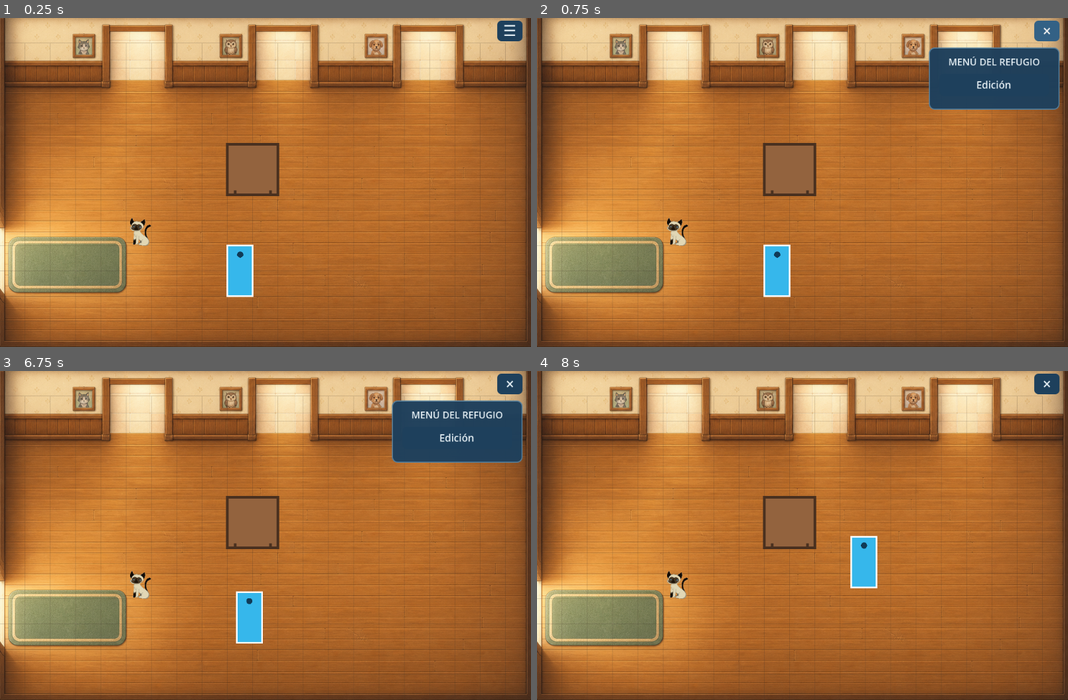
Above: before the commit, frames 1-4 (two rows, left to right).
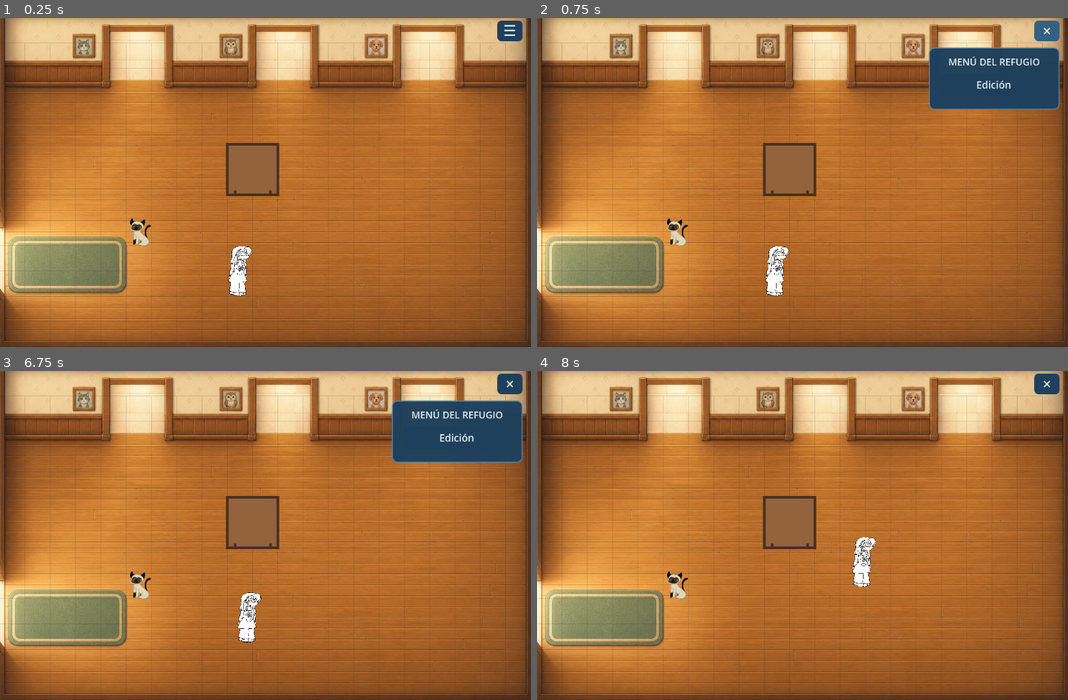
Above: after the commit, the same moments.

Repository: rocalabern/game_godot_refugio-de-animales
Game: Godot game, scene res://game/main.tscn
The game is run twice, just before and just after one commit, with the same random seed, the same clock (stepped at 60 frames per second) and the same inputs.
Inputs (mouse positions are in pixels of both pictures, inside the frame that each line leads up to):
- Up to frame 1 (0.25 s): no input
- Up to frame 2 (0.75 s): click "☰" at 0.5 s
- Up to frame 3 (6.75 s): click "×" at 1.25 s; click "☰" at 2 s; click "Edición" at 2.75 s; click "×" at 3.5 s; click "☰" at 4.25 s; click "Edición" at 5 s; click "×" at 5.75 s; tap Enter at 6.5 s; move the mouse to (382, 519) at 6.52 s; click (382, 519) at 6.67 s
- Up to frame 4 (8 s): click "Edición" at 7.25 s

The runs differ from the first frame. In frame 1, 0.8% of the frame differs, in the area x 42-48%, y 68-85%; in frame 2, 0.8%; in frame 3, 0.8%; in frame 4, 0.8%.

Commit message:
Use character texture for player drawing
Replaced player drawing with character texture.

Diff:
--- a/entities/player/player_controller.gd
+++ b/entities/player/player_controller.gd
@@ -10,6 +10,8 @@
 		queue_redraw()
 		_update_collision()
 var navigating := false
+
+var character_texture := preload("res://assets/characters/main_character.png")
 
 @onready var navigation_agent: NavigationAgent2D = $NavigationAgent2D
 @onready var collision_shape: CollisionShape2D = $CollisionShape2D
@@ -61,6 +63,4 @@
 func _draw() -> void:
 	# El origen permanece en los pies para que Y-Sort pueda comparar al jugador.
 	var body := Rect2(Vector2(-cell_size.x * 0.5, -cell_size.y * 1.5), Vector2(cell_size.x, cell_size.y * 2.0))
-	draw_rect(body, Color("36b7eb"))
-	draw_rect(body, Color.WHITE, false, 3.0)
-	draw_circle(Vector2(0, -cell_size.y * 1.15), cell_size.x * 0.12, Color("103a56"))
+	draw_texture_rect(character_texture, body, false)
